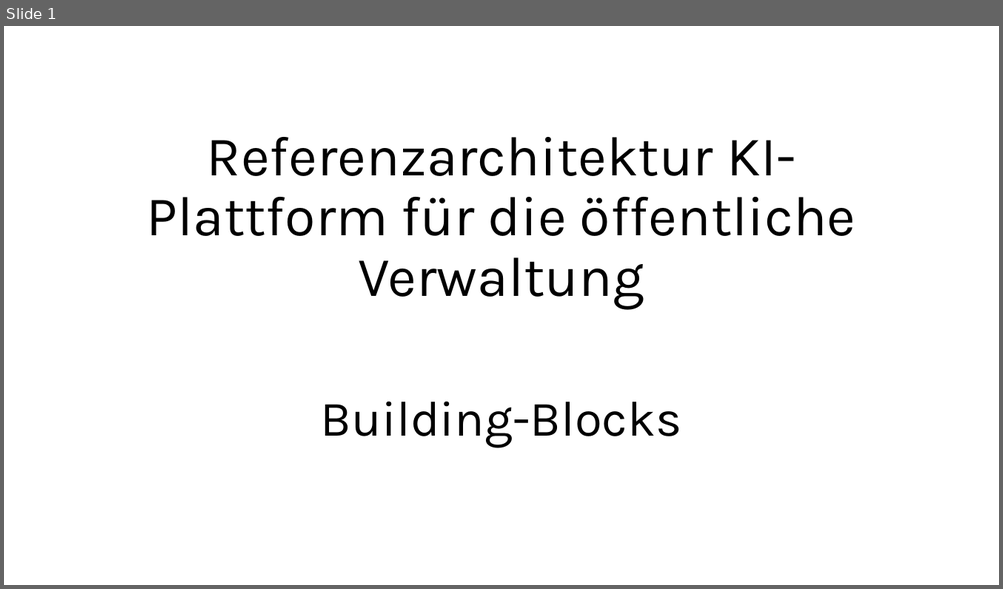
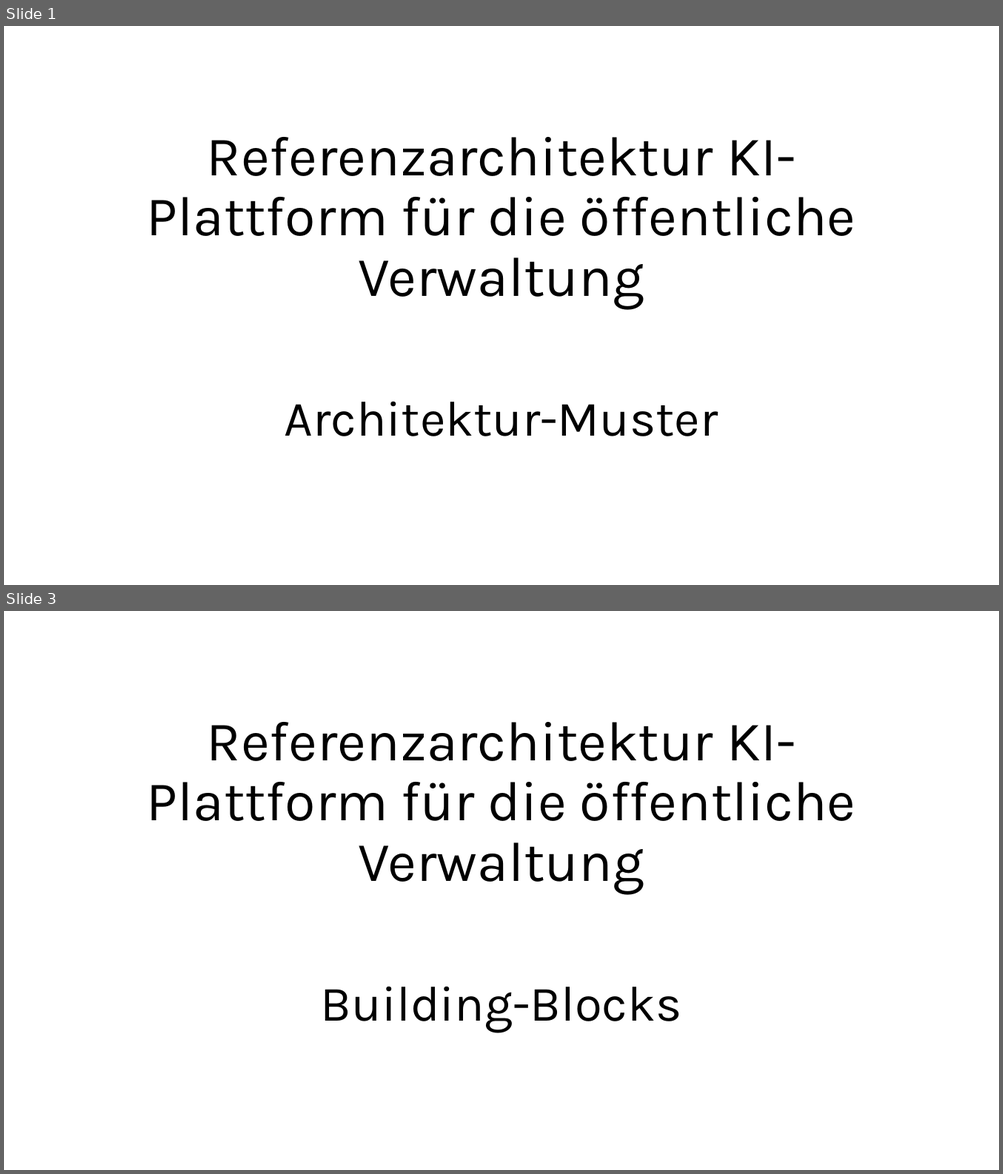
Before and after one commit to dneumnn/RAKIPOEV, a slide deck: RAKIPOEV-docs/docs/ppt/Building-Blocks.pptx. Shown one above the other, each under a label of ours: slide 1 before the commit, slides 1 and 3 after it; the slides between them are not shown. The pictures are 1003x589 and 1003x1174 pixels, drawn with LibreOffice and Linux fonts; fonts in the diff are those of the drawing. Boxes give left, top, right and bottom in pixels: in the first picture for what was removed or moved away, otherwise in the second. Text is boxed around its words. In the diff, an @@ line names an element or a change of style, - is before the commit and + after.

```diff
--- a/RAKIPOEV-docs/docs/ppt/Building-Blocks.pptx
+++ b/RAKIPOEV-docs/docs/ppt/Building-Blocks.pptx
@@ slide 1 added at (x1=4, y1=26, x2=999, y2=585), background #FFFFFF @@
@@ title added at (x1=147, y1=137, x2=856, y2=310), 54 pt, text #000000 @@
+Referenzarchitektur KI-Plattform für die öffentliche Verwaltung
@@ subtitle added at (x1=284, y1=401, x2=718, y2=437), 48 pt, text #000000 @@
+Architektur-Muster
@@ what was slide 1 is now slide 3 @@
```
Also in this commit, not shown: 3 other slides added, 1 other file.
